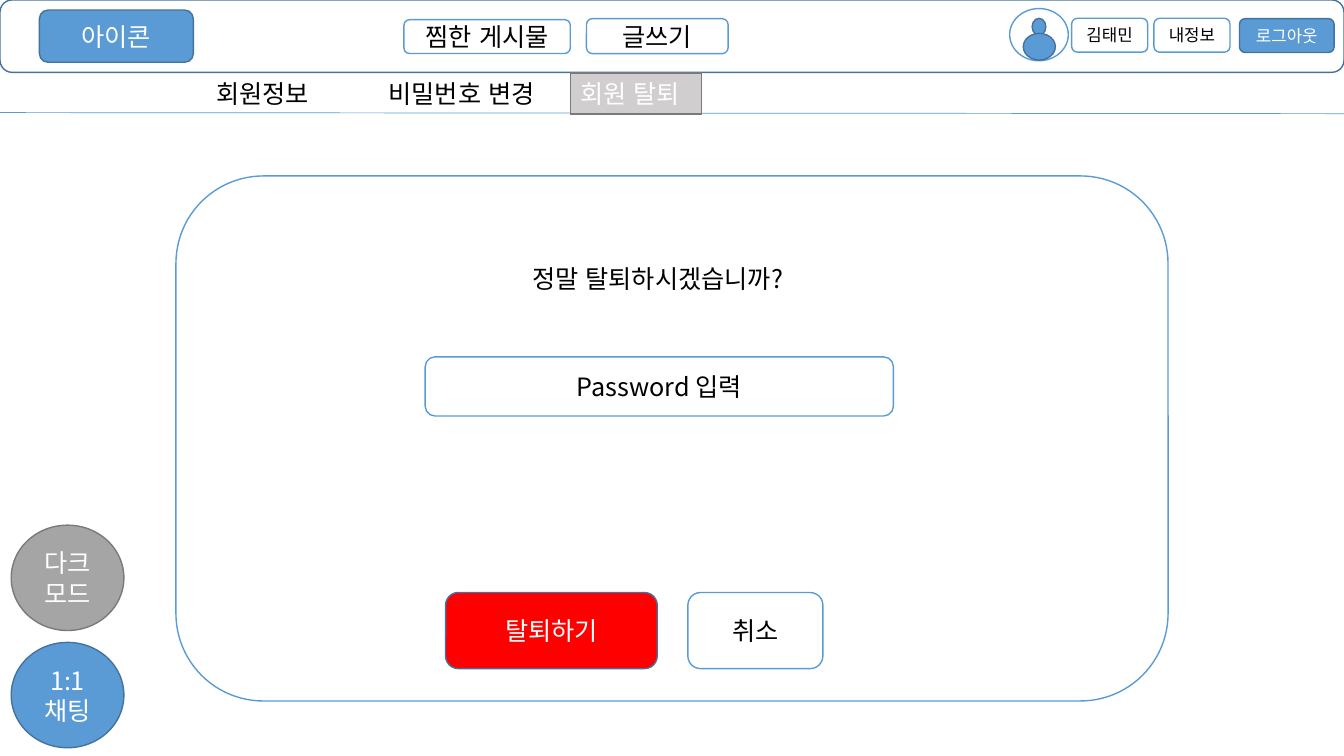
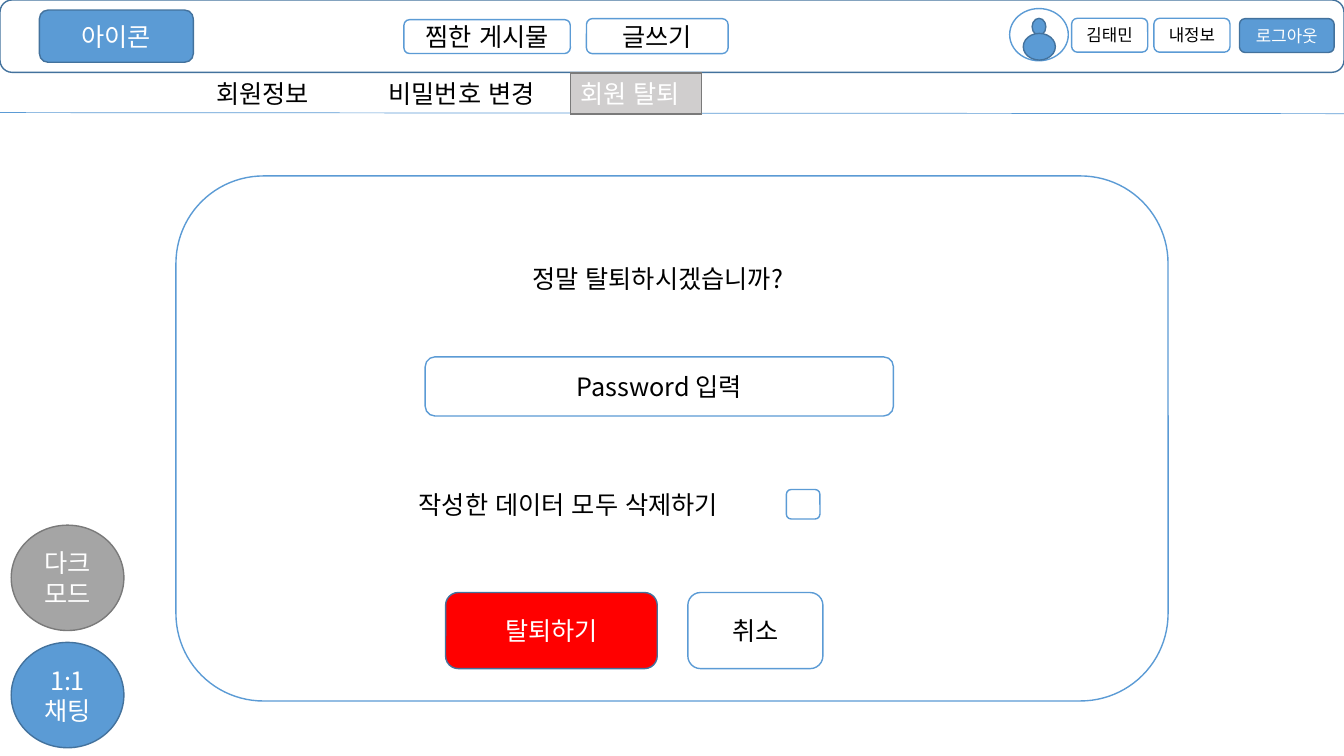
Before and after one commit to ghktjr960/TripDiary, a slide deck: slide 12 of 김태민/김태민/프로젝트 UI.pptx. Drawn at 1344x756 pixels with LibreOffice and Linux fonts; fonts in the diff are those of the drawing. Boxes give left, top, right and bottom in pixels: in the first picture for what was removed or moved away, otherwise in the second. Text is boxed around its words. In the diff, an @@ line names an element or a change of style, - is before the commit and + after.

```diff
--- a/김태민/김태민/프로젝트 UI.pptx
+++ b/김태민/김태민/프로젝트 UI.pptx
@@ text added at <box>419,493,718,516</box>, 18 pt, text #000000 @@
+작성한 데이터 모두 삭제하기
@@ rounded rectangle added at <box>786,490,820,519</box>, fill #FFFFFF, outline #5B9BD5 1 pt @@
```
Also in this commit, not shown: 4 other slides changed, 1 slide added, 1 other file.
